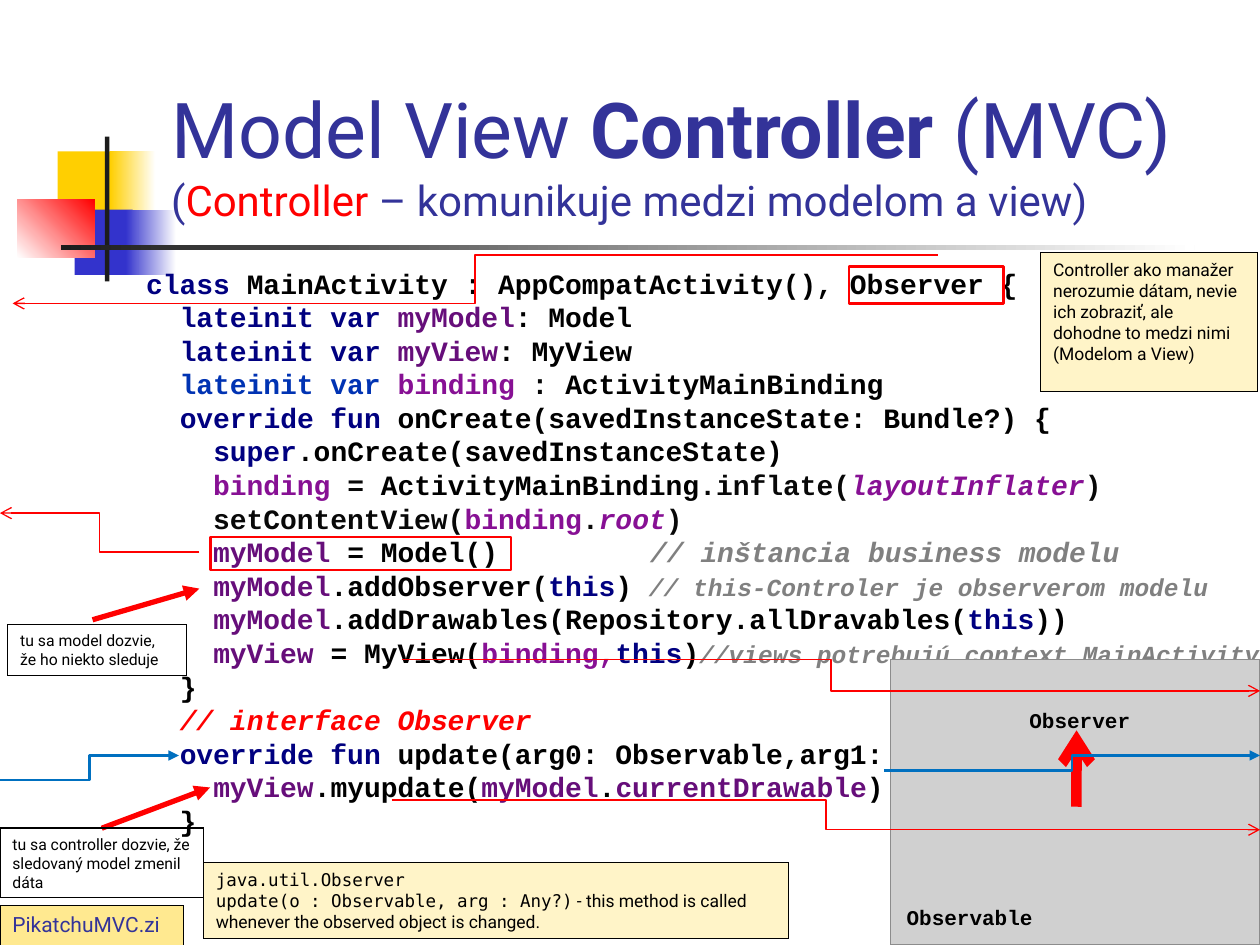
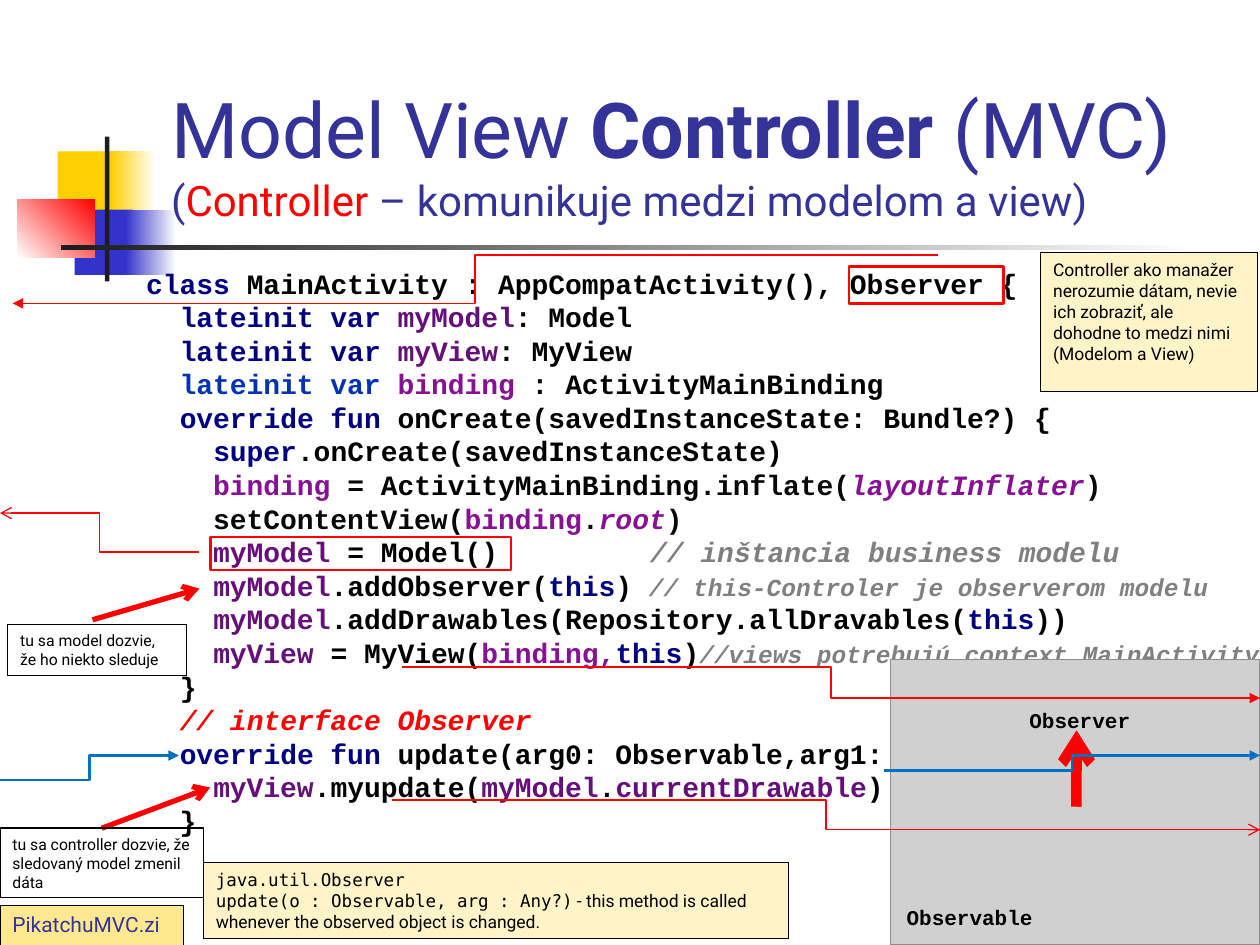
Before and after one commit to vmandro/Prednasky, a slide deck: slide 6 of 07/07_Android.ppt. Drawn at 1260x945 pixels with LibreOffice and Linux fonts; fonts in the diff are those of the drawing; grey boxes stand for pictures. Boxes give left, top, right and bottom in pixels: in the first picture for what was removed or moved away, otherwise in the second. Text is boxed around its words. In the diff, an @@ line names an element or a change of style, - is before the commit and + after.

```diff
--- a/07/07_Android.ppt
+++ b/07/07_Android.ppt
@@ elbow arrow (937, 255) - (13, 304): arrowheads changed @@
@@ arrow (92, 620) - (199, 588): arrowheads changed @@
@@ elbow arrow moved from (402, 660) - (1260, 690) to (402, 667) - (1260, 698) @@
@@ elbow arrow (402, 667) - (1260, 698): arrowheads changed @@
@@ arrow (102, 828) - (210, 788): arrowheads changed @@
```
Also in this commit, not shown: 4 other slides changed, 1 other file.
